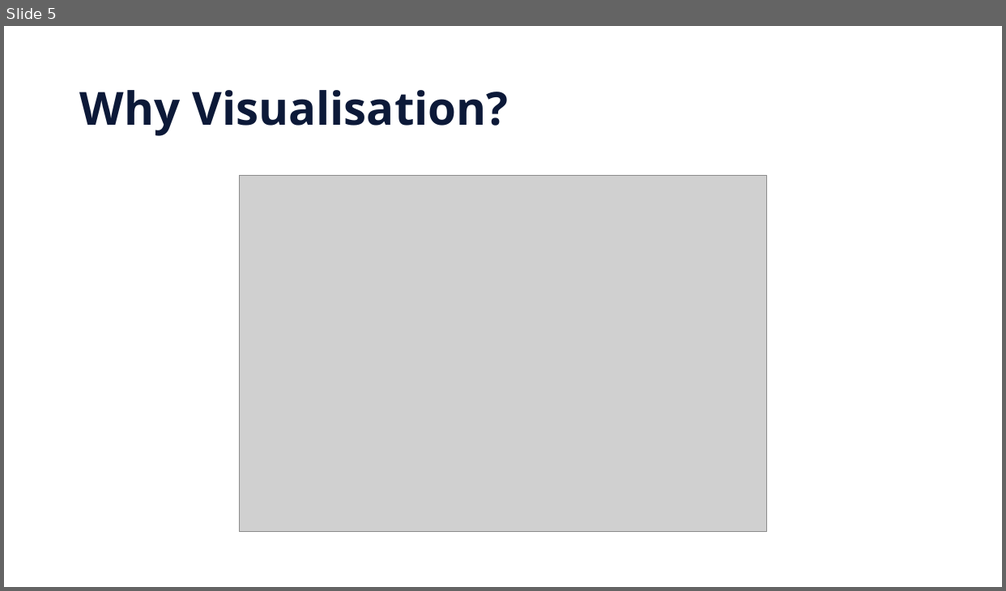
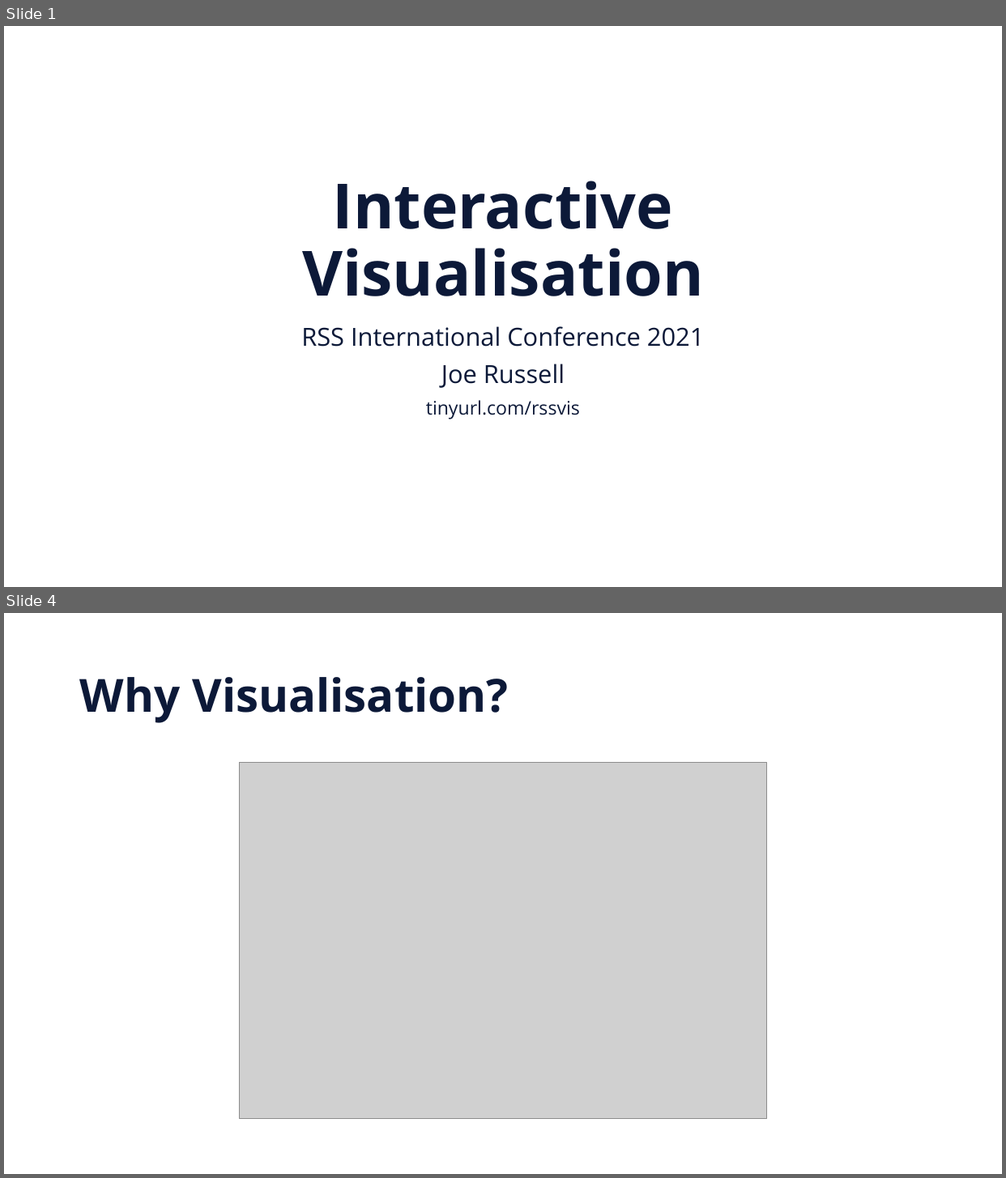
Before and after one commit to russey/interactive_vis, a slide deck: Interactive Visualisation.pptx. Shown one above the other, each under a label of ours: slide 5 before the commit, slides 1 and 4 after it; the slides between them are not shown. The pictures are 1006x591 and 1006x1178 pixels, drawn with LibreOffice and Linux fonts; fonts in the diff are those of the drawing; grey boxes stand for pictures; background and template pictures are left out. Boxes give left, top, right and bottom in pixels: in the first picture for what was removed or moved away, otherwise in the second. Text is boxed around its words. In the diff, an @@ line names an element or a change of style, - is before the commit and + after.

```diff
--- a/Interactive Visualisation.pptx
+++ b/Interactive Visualisation.pptx
@@ slide 1 added at box(4, 26, 1002, 587), background #FFFFFF @@
@@ title added at box(302, 181, 704, 297), 60 pt, text #0C1938, bold @@
+Interactive Visualisation
@@ subtitle added at box(301, 327, 704, 420), 24 pt, text #0C1938 @@
+RSS International Conference 2021
+Joe Russell
+tinyurl.com/rssvis
@@ what was slide 5 is now slide 4 @@
```
Also in this commit, not shown: 8 slides changed, 2 other slides added, 6 slides removed.
